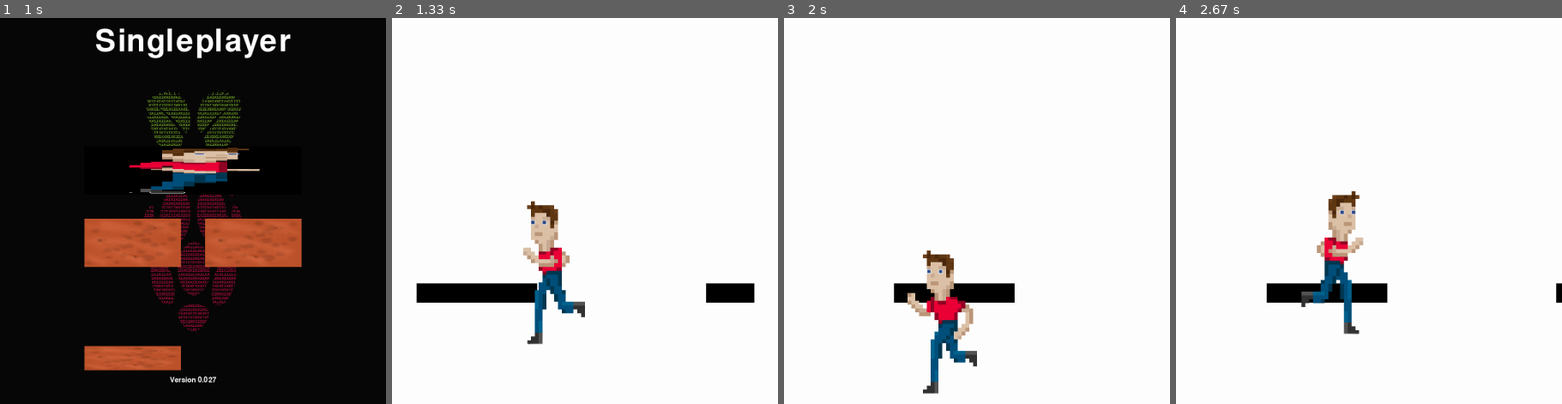
Above: before the commit, frames 1-4 (left to right).
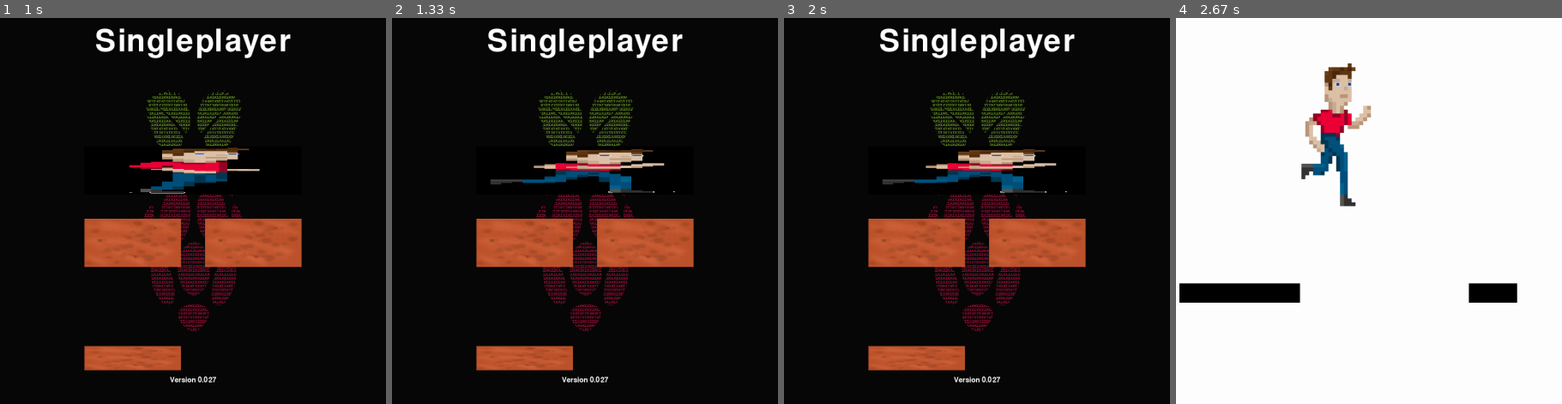
Above: after the commit, the same moments.

Repository: Funkie42/The_Random_Run
Game: pygame game, started from Startmenu/Startmenu.py
The game is run twice, just before and just after one commit, with the same random seed, the same clock (stepped at 60 frames per second) and the same inputs.
Inputs (mouse positions are in pixels of both pictures, inside the frame that each line leads up to):
- Up to frame 1 (1 s): click (131, 168) at 0.38 s; click (154, 164) at 0.95 s
- Up to frame 2 (1.33 s): hold Left from 1.23 s (still down); move the mouse to (631, 349) at 1.27 s
- Up to frame 3 (2 s): release Left at 1.77 s; hold Left from 1.8 s (still down); move the mouse to (992, 349) at 1.83 s; tap Space at 1.87 s
- Up to frame 4 (2.67 s): release Left at 2.2 s; hold Right from 2.23 s (still down); move the mouse to (1369, 87) at 2.27 s; tap Space at 2.3, 2.6 s

Frame 1 is identical in both runs. In frame 2, 97% of the frame differs, in the area x 0-100%, y 0-100%; in frame 3, 98%; in frame 4, 7.5%.

Commit message:
So, Singleplayer verknüfung fast perfekt, Tom, schau dass du pygame.init usw IN die mainmethode packst, dass man des spiel nochmal starten kann, sonst ist sofort 'gameOver'

Diff:
--- a/Startmenu/Spieler.py
+++ b/Startmenu/Spieler.py
@@ -1,4 +1,4 @@
-import pygame, sys
+import pygame, sys#, Startmenu
 from pygame.locals import *
 
 
@@ -108,8 +108,12 @@
 				self.rev_sprite_list()
 
 	def kill(self):
-		pygame.quit()
-		sys.exit()
+		#pygame.quit()
+		#sys.exit()
+		return True
+
+
+
 
 
 	def update(self):
@@ -159,6 +163,7 @@
 
 
 	def update(self):
+		game_over = False
 		for i in self.bloecke:
 			DISPLAYSURF.blit(pygame.Surface((i.width, i.height)), (i.left, i.top))
 		for j in self.gegner:
@@ -167,9 +172,10 @@
 				self.spieler.raiseJumpPower(15)
 				j.kill()
 			elif self.spieler.rect().colliderect(j.bodyRect()):
-				self.spieler.kill()
+				game_over = self.spieler.kill()
 		self.spieler.update()
 		pygame.display.update()
+		return game_over
 
 
 
@@ -262,8 +268,8 @@
 welt = Welt([block1, block2, block3, block4, block5, block6, block7, block8, block9, block10] , [g1], spieler)
 
 def main():
-
-	while True:
+	peter = True
+	while peter:
 		DISPLAYSURF.fill((255, 255, 255))
 		keys = pygame.key.get_pressed()
 		for event in pygame.event.get():
@@ -277,5 +283,5 @@
 			spieler.jump()
 		if keys[K_RIGHT] or keys[K_LEFT]:
 			welt.move()
-		welt.update()
+		peter = not (welt.update())
 		clock.tick(fps)
--- a/Startmenu/Startmenu.py
+++ b/Startmenu/Startmenu.py
@@ -15,6 +15,9 @@
 
 firstButtonXpos = WINDOWw/2 - buttonWidth - buttonDistance/2
 firstButtonYpos = WINDOWh/3
+
+game_start_sound = pygame.mixer.Sound('/home/pi/Desktop/The_Random_Run/GtaVocals/Respect.wav')
+game_over_sound = pygame.mixer.Sound('/home/pi/Desktop/The_Random_Run/GtaVocals/GameOver.wav')
 
 version = "Version 0.027"
 gamename = "The Random Run"
@@ -37,12 +40,18 @@
         self.sound = pygame.mixer.Sound('/home/pi/Git/The_Random_Run/GtaVocals/Laugh7.wav')
 
     def clicked(self): # Was tun wenn Button geclickt
-        self.sound.play()
-        # Evtl. kurz verzögern
-        time.sleep(0.2)
-        if(self.number == -1):
+
+        if(self.number == -1): # Singleplayer start simple (Beginning)
+            game_start_sound.play()
+            time.sleep(1)
             Spieler.main()
+            game_over_sound.play()
+            time.sleep(1)
+            return 1
         else:
+            self.sound.play()
+            # Evtl. kurz verzögern
+            time.sleep(0.2)
             return self.number # Nächster Menübildschirm
 
 
@@ -180,9 +189,6 @@
             self.buttons.append(Button(buttonWidth,int(buttonHeight/2),firstButtonXpos,WINDOWh - 120,0))
 
 
-    #Nur Startmenu render:
-    def get_title(self):
-        return self.menuname
 
 
 
